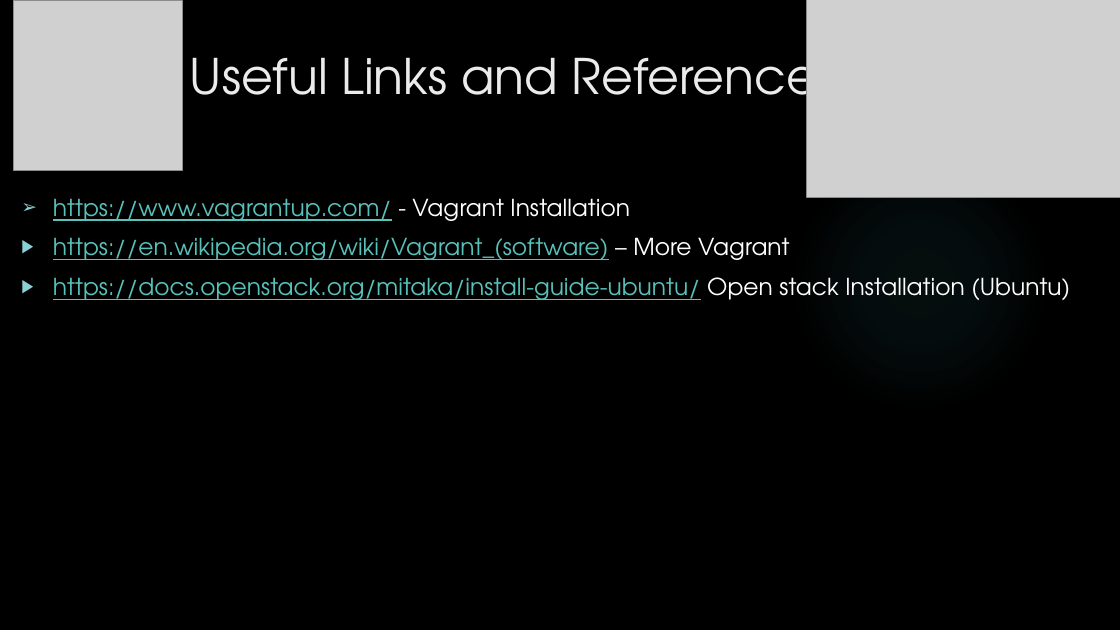
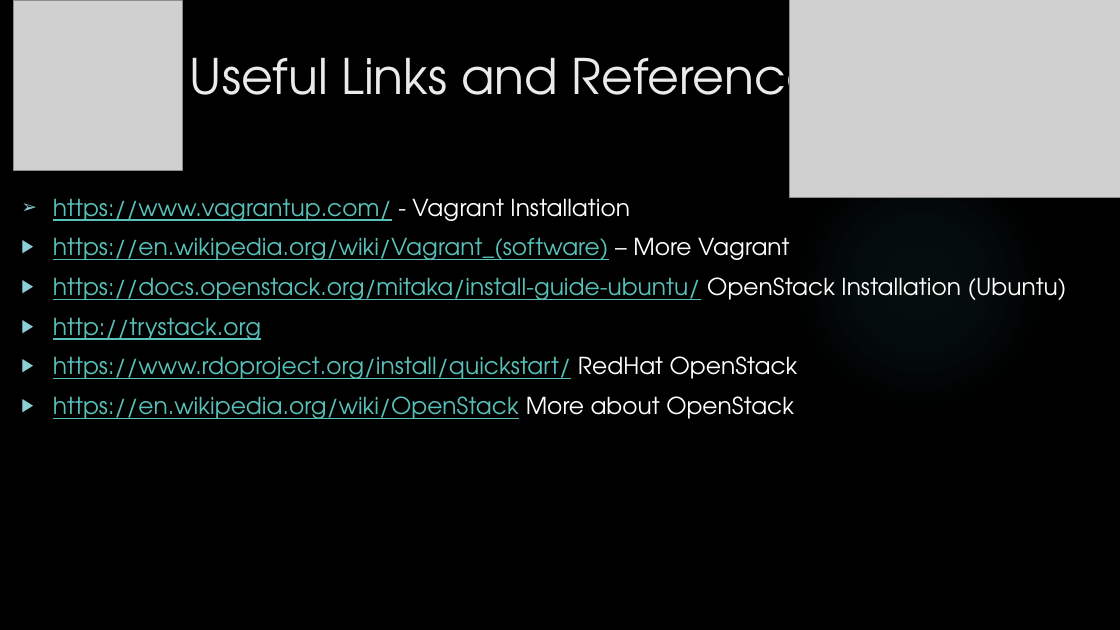
Before and after one commit to pptaj/ADS_Presentation, a slide deck: slide 10 of ADS_Presentation.pptx (slide 9 before the commit). Drawn at 1120x630 pixels with LibreOffice and Linux fonts; fonts in the diff are those of the drawing; grey boxes stand for pictures; background and template pictures are left out. Boxes give left, top, right and bottom in pixels: in the first picture for what was removed or moved away, otherwise in the second. Text is boxed around its words. In the diff, an @@ line names an element or a change of style, - is before the commit and + after.

```diff
--- a/ADS_Presentation.pptx
+++ b/ADS_Presentation.pptx
@@ picture resized from (x1=807, y1=0, x2=1120, y2=197) to (x1=790, y1=0, x2=1120, y2=197) @@
@@ text at (x1=53, y1=277, x2=1067, y2=419): text changed @@
-▶ https://docs.openstack.org/mitaka/install-guide-ubuntu/ Open stack Installation (Ubuntu)
+▶ https://docs.openstack.org/mitaka/install-guide-ubuntu/ OpenStack Installation (Ubuntu)
+▶ http://trystack.org
+▶ https://www.rdoproject.org/install/quickstart/ RedHat OpenStack
+▶ https://en.wikipedia.org/wiki/OpenStack More about OpenStack
```
Also in this commit, not shown: 5 other slides changed, 1 slide added, 1 slide removed, 1 other file.
